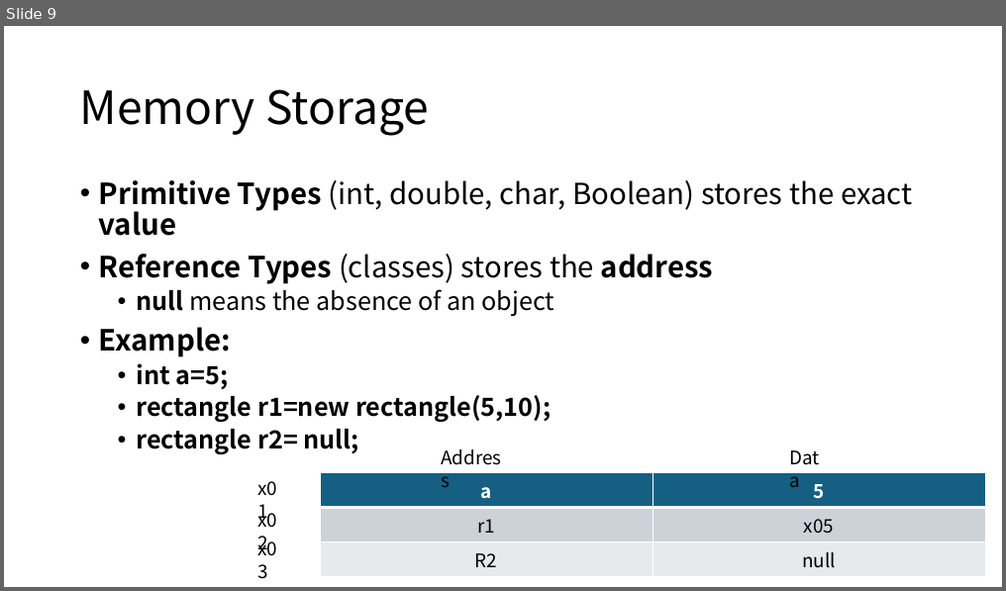
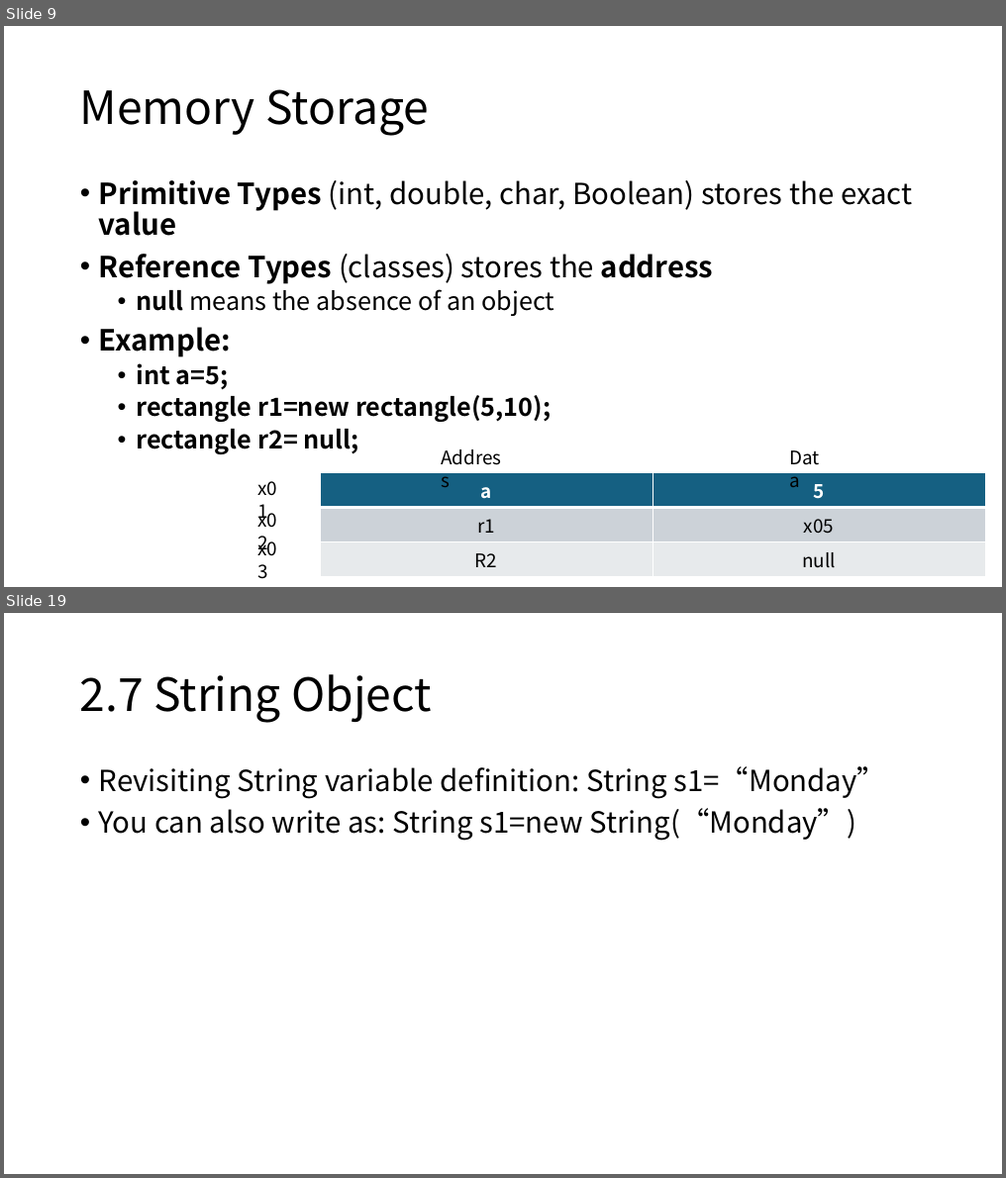
Before and after one commit to siw028/siwen.github.io, a slide deck: files/APCSA/Unit2.pptx. Shown one above the other, each under a label of ours: slide 9 before the commit, slides 9 and 19 after it; the slides between them are not shown. The pictures are 1006x591 and 1006x1178 pixels, drawn with LibreOffice and Linux fonts; fonts in the diff are those of the drawing. Boxes give left, top, right and bottom in pixels: in the first picture for what was removed or moved away, otherwise in the second. Text is boxed around its words. In the diff, an @@ line names an element or a change of style, - is before the commit and + after.

```diff
--- a/files/APCSA/Unit2.pptx
+++ b/files/APCSA/Unit2.pptx
@@ slide 19 added at bbox=[4, 613, 1002, 1174], background #FFFFFF @@
@@ title added at bbox=[80, 674, 432, 723], 44 pt, text #000000 @@
+2.7 String Object
@@ text added at bbox=[99, 766, 887, 841], 28 pt, text #000000 @@
+• Revisiting String variable definition: String s1=“Monday”
+• You can also write as: String s1=new String(“Monday”)
```
Also in this commit, not shown: 24 other slides added.
